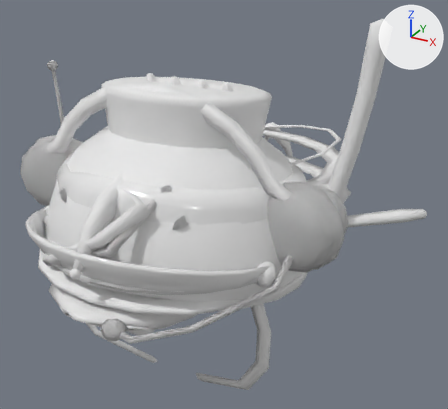
What one commit did to the glTF model game/public/models/wearables.glb.
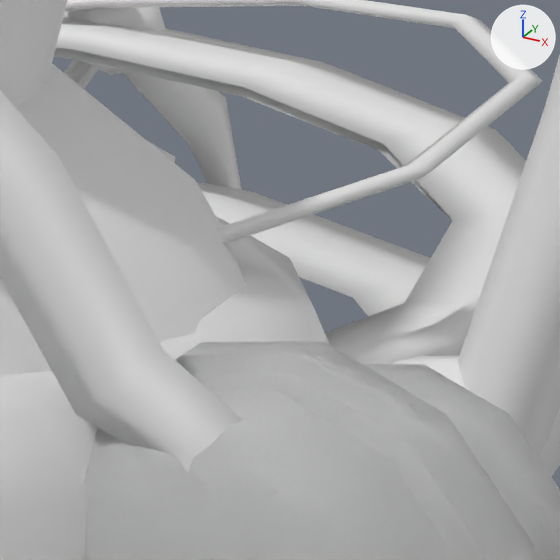
The first picture shows the older version from a camera (50 mm lens) standing at (1.305, -1.957, 0.972) and looking at (0.112, 0.212, -0.112). The close-ups show the older and then the newer version on the part from 57% to 77% of the width and 31% to 53% of the height of that picture. Only the edits that show in the close-ups are written down. Lighting does not change. The marker at upper right points along +X, +Y and +Z.

In view in the first close-up: 'banditmask', 'coconut_helmet', 'eyepatch', 'goggles', 'pot_helmet', 'prop_bandana', 'radio_headset', 'radio_headset_nb', 'shades', 'snorkel', 'tophat', 'walkman_nb' and 1 more.
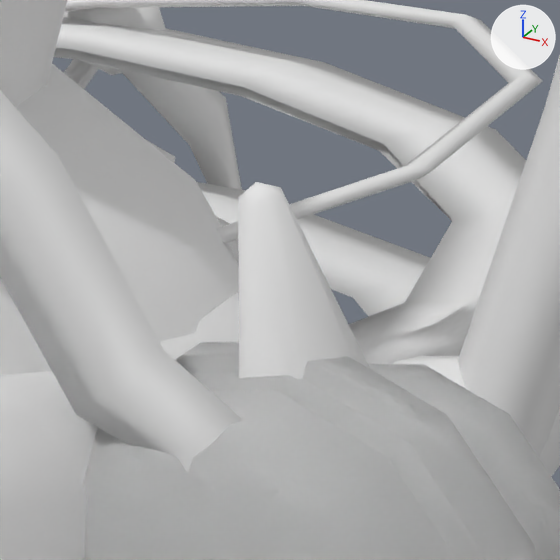
What differs and where, as boxes (x1, y1, x2, y2) in the close-ups (560 x 560 px):
'guard_helmet', added: after (238, 182, 370, 379)

Patch to the scene script:
```diff
--- a/game/public/models/wearables.glb.py
+++ b/game/public/models/wearables.glb.py
@@ me_guard_helmet @@
+me_guard_helmet.from_pydata(...)  # 388 vertices, 708 faces; spans x -0.619..0.619, y -0.486..0.468, z -0.296..0.258
+me_guard_helmet.materials.append(mat_bv_matte)  # white #e7e7e7
@@ ob_guard_helmet @@
+ob_guard_helmet = bpy.data.objects.new('guard_helmet', me_guard_helmet)
+ob_guard_helmet.location = (0.0, 0.0, 0.0)
```
